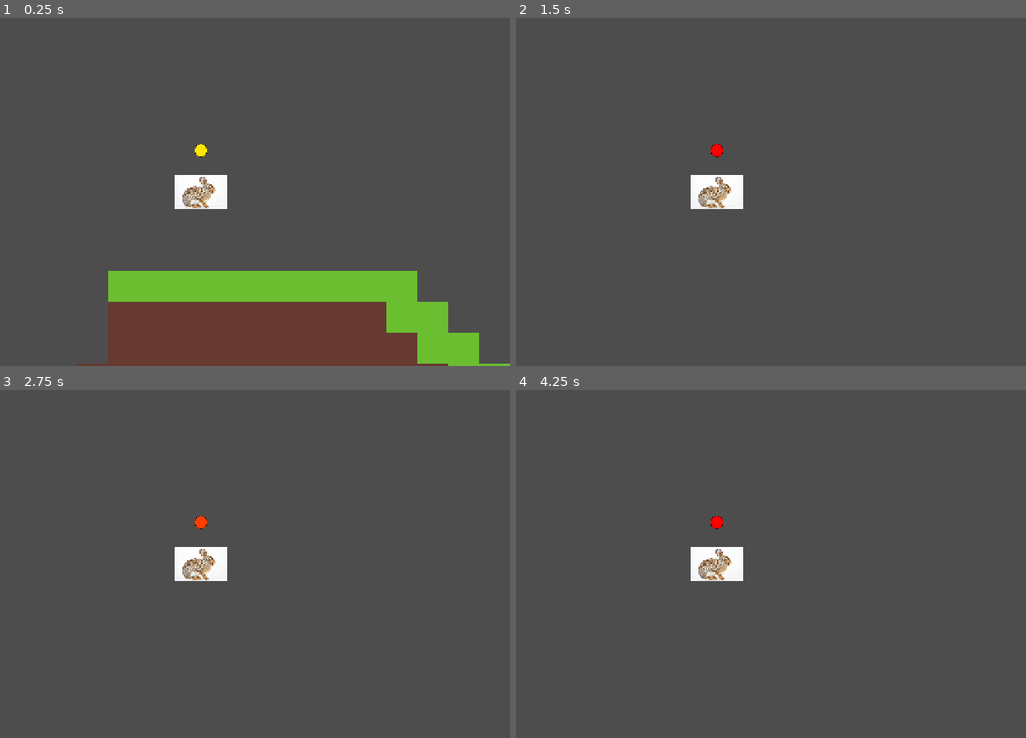
Above: before the commit, frames 1-4 (two rows, left to right).
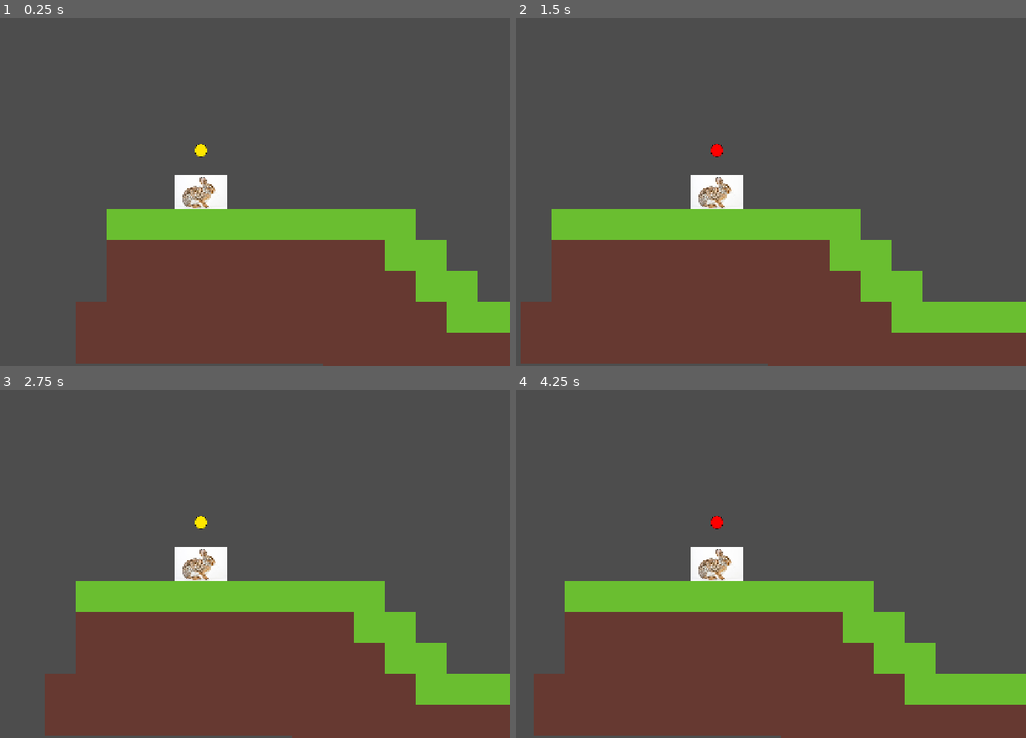
Above: after the commit, the same moments.

Repository: kaskadiia/haven-jam
Game: Godot game, scene res://scenes/game.tscn
Two runs of this game, one before a commit and one after it. Both use one fixed random seed, a clock stepped at 60 frames per second and the inputs below.
Inputs (mouse positions are in pixels of both pictures, inside the frame that each line leads up to):
- Up to frame 1 (0.25 s): no input
- Up to frame 2 (1.5 s): move the mouse to (852, 174) at 0.52 s; tap Space (jump) at 0.77 s; move the mouse to (592, 209) at 1.27 s
- Up to frame 3 (2.75 s): tap Space (jump) at 1.52 s; move the mouse to (265, 487) at 2.02 s
- Up to frame 4 (4.25 s): tap Enter at 2.75 s; move the mouse to (684, 633) at 2.77 s; tap Space (jump) at 3.02, 3.77 s; move the mouse to (903, 616) at 3.52 s

The runs differ from the first frame. In frame 1, 23% of the frame differs, in the area x 14-100%, y 54-100%; in frame 2, 36%, in the area x 0-100%, y 54-100%; in frame 3, 34%; in frame 4, 35%.

Commit message:
fixed collsion ig

Diff:
--- a/scenes/game.tscn
+++ b/scenes/game.tscn
@@ -23,6 +23,7 @@
 [node name="Game" type="Node2D" unique_id=1920538082]
 
 [node name="Player" parent="." unique_id=412430487 instance=ExtResource("1_uwrxv")]
+position = Vector2(3, 141)
 
 [node name="Camera2D" type="Camera2D" parent="Player" unique_id=382253848]
 
--- a/scenes/player.tscn
+++ b/scenes/player.tscn
@@ -31,7 +31,8 @@
 scale = Vector2(0.1, 0.1)
 texture = ExtResource("2_g2els")
 
-[node name="CollisionShape2D" type="CollisionShape2D" parent="Area2D" unique_id=1072325583]
-position = Vector2(-0.99999964, 1.9999999)
+[node name="CollisionShape2D" type="CollisionShape2D" parent="." unique_id=1072325583]
+position = Vector2(-0.9999995, 1.9999996)
 rotation = 1.3962634
+scale = Vector2(0.9999999, 0.9999999)
 shape = SubResource("CapsuleShape2D_qhqgy")
